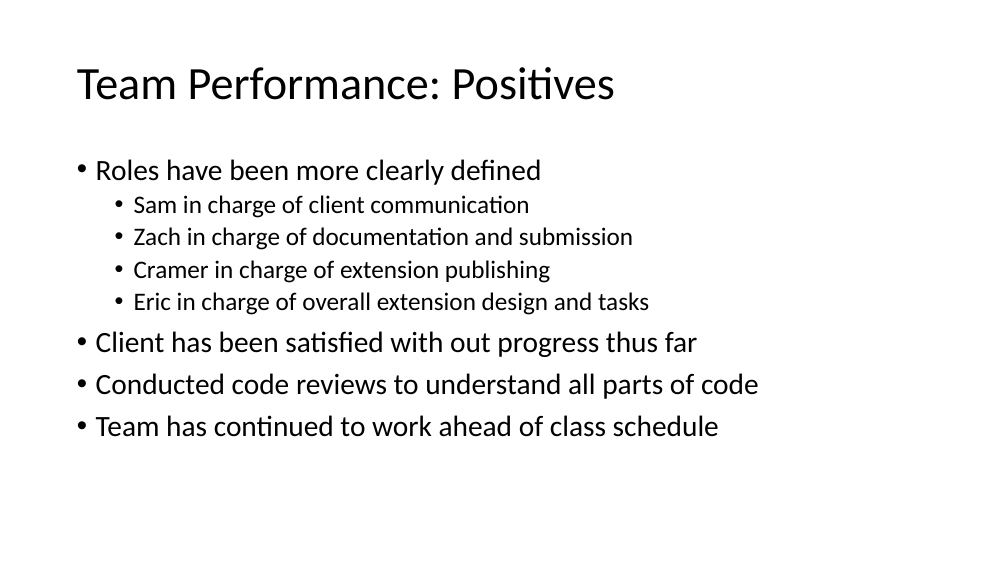
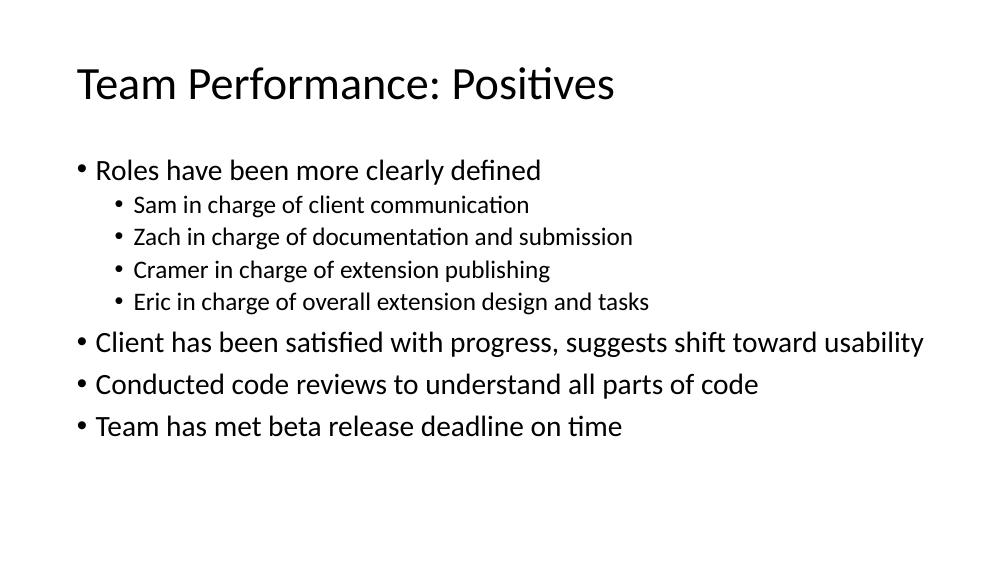
Before and after one commit to slichlyter12/Postal, a slide deck: slide 20 of ProgressReportEndWinter/Progress-Report-EndWinter-team38.pptx (slide 36 before the commit). Drawn at 1008x567 pixels with LibreOffice and Linux fonts; fonts in the diff are those of the drawing. Boxes give left, top, right and bottom in pixels: in the first picture for what was removed or moved away, otherwise in the second. Text is boxed around its words. In the diff, an @@ line names an element or a change of style, - is before the commit and + after.

```diff
--- a/ProgressReportEndWinter/Progress-Report-EndWinter-team38.pptx
+++ b/ProgressReportEndWinter/Progress-Report-EndWinter-team38.pptx
@@ text at box(96, 331, 924, 357): text changed @@
-• Client has been satisfied with out progress thus far
+• Client has been satisfied with progress, suggests shift toward usability
@@ text at box(96, 415, 622, 437): text changed @@
-• Team has continued to work ahead of class schedule
+• Team has met beta release deadline on time
```
Also in this commit, not shown: 4 other slides changed, 8 slides added, 24 slides removed.
